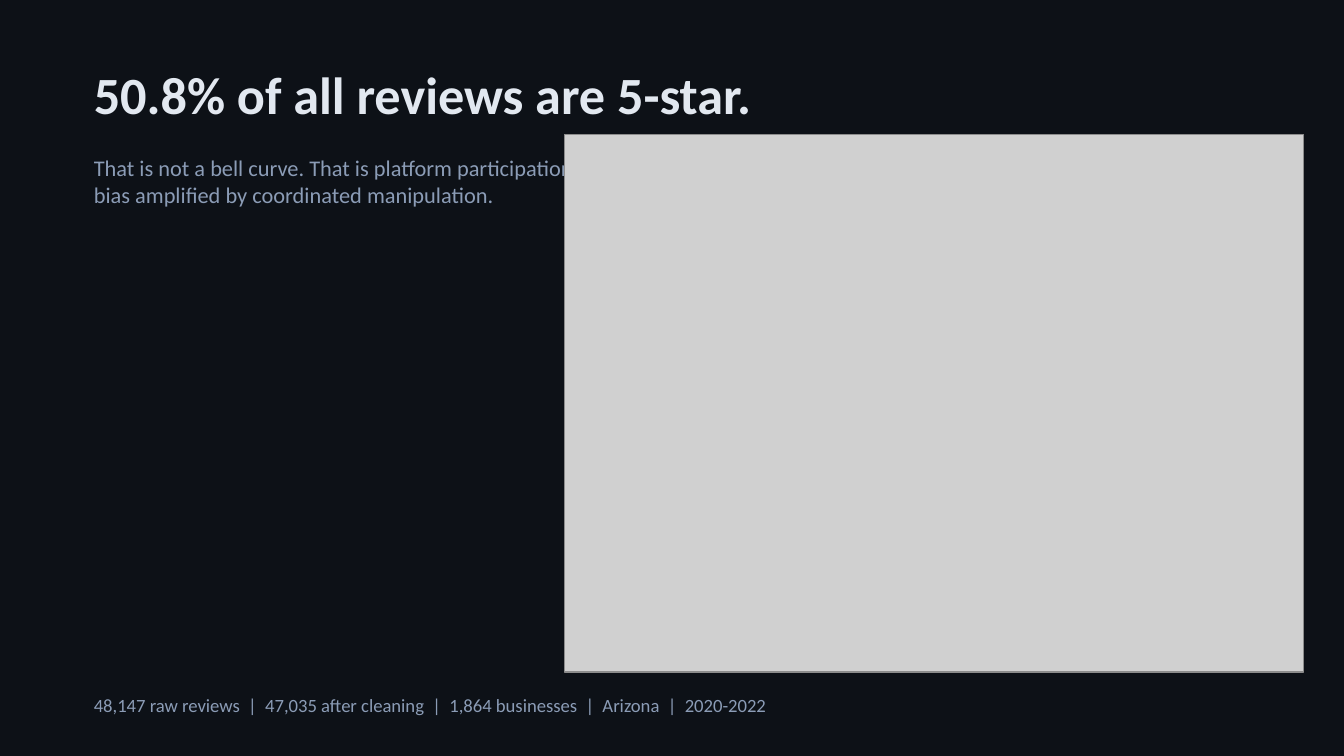
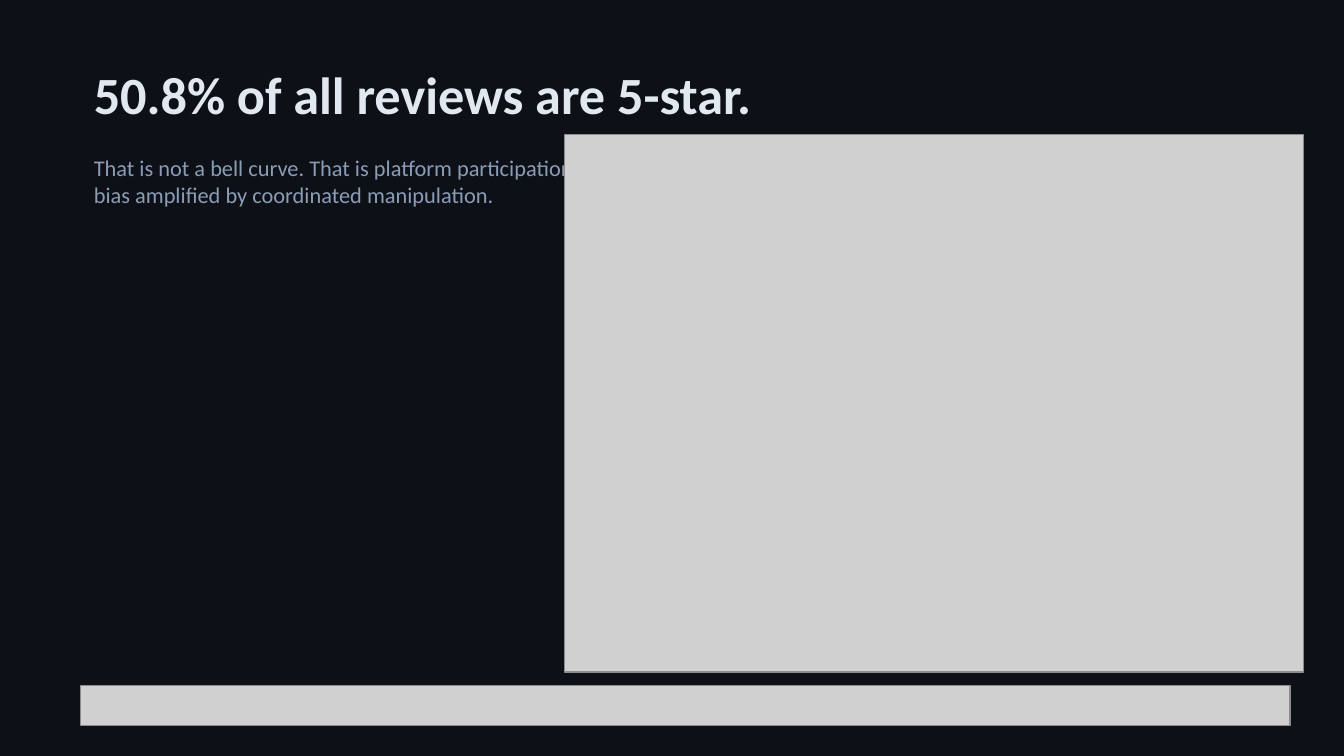
Before and after one commit to InquiroAIResearchLabsInc/CIS509_MCOOK20_FINAL_CODE, a slide deck: slide 2 of docs/CIS509_MCOOK20.pptx. Drawn at 1344x756 pixels with LibreOffice and Linux fonts; fonts in the diff are those of the drawing; grey boxes stand for pictures. Boxes give left, top, right and bottom in pixels: in the first picture for what was removed or moved away, otherwise in the second. Text is boxed around its words. In the diff, an @@ line names an element or a change of style, - is before the commit and + after.

```diff
--- a/docs/CIS509_MCOOK20.pptx
+++ b/docs/CIS509_MCOOK20.pptx
@@ picture added at (x1=81, y1=685, x2=1290, y2=726) @@
@@ text removed at (x1=94, y1=699, x2=766, y2=715) @@
-48,147 raw reviews | 47,035 after cleaning | 1,864 businesses | Arizona | 2020-2022
```
Also in this commit, not shown: 3 other slides changed, 1 other file.
